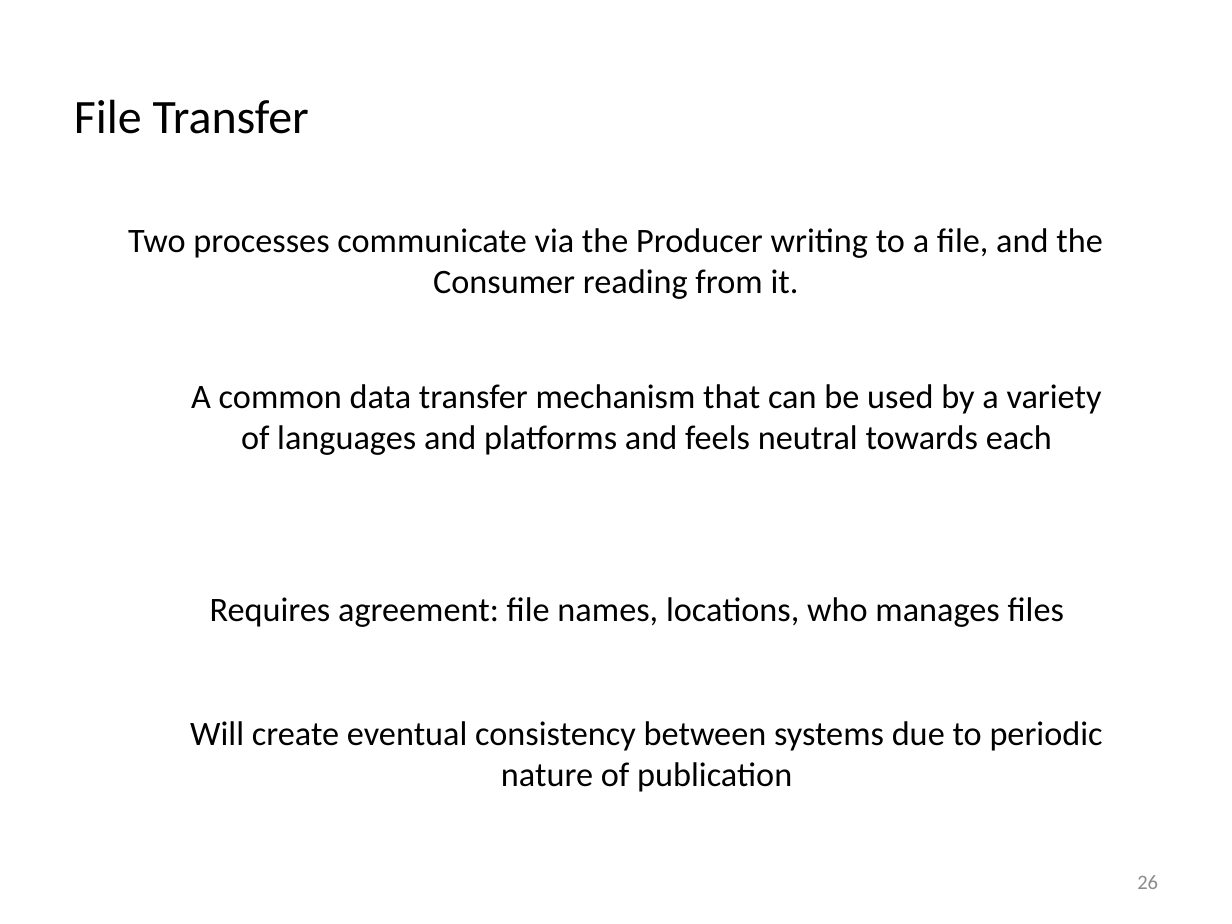
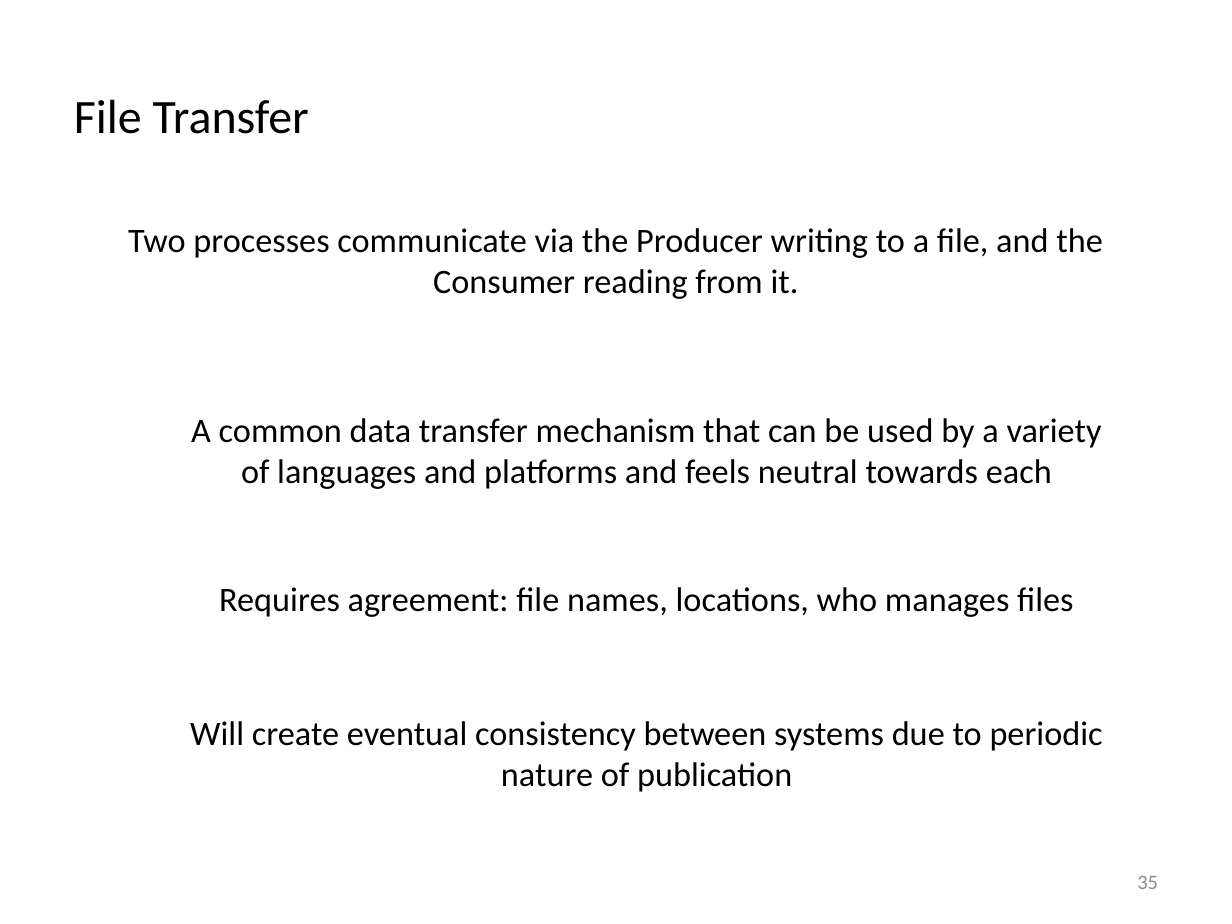
Before and after one commit to iancooper/Presentations, a slide deck: slide 35 of Practical Messaging - Day 1 - New.pptx (slide 26 before the commit). Drawn at 1232x924 pixels with LibreOffice and Linux fonts; fonts in the diff are those of the drawing. Boxes give left, top, right and bottom in pixels: in the first picture for what was removed or moved away, otherwise in the second. Text is boxed around its words. In the diff, an @@ line names an element or a change of style, - is before the commit and + after.

```diff
--- a/Practical Messaging - Day 1 - New.pptx
+++ b/Practical Messaging - Day 1 - New.pptx
@@ text "A common data transfer mechanism ...": place and size @@
-text "A common data transfer mechanism ..." at <box>191,384,1102,455</box>
+text "A common data transfer mechanism ..." at <box>191,418,1102,489</box>
@@ text "Requires agreement: file names, locations, ...": place and size @@
-text "Requires agreement: file names, locations, ..." at <box>210,597,1064,627</box>
+text "Requires agreement: file names, locations, ..." at <box>219,587,1073,617</box>
@@ page number at <box>1137,876,1158,889</box>: text changed @@
-26
+35
```
Also in this commit, not shown: 8 other slides changed, 1 slide added, 2 slides removed.
